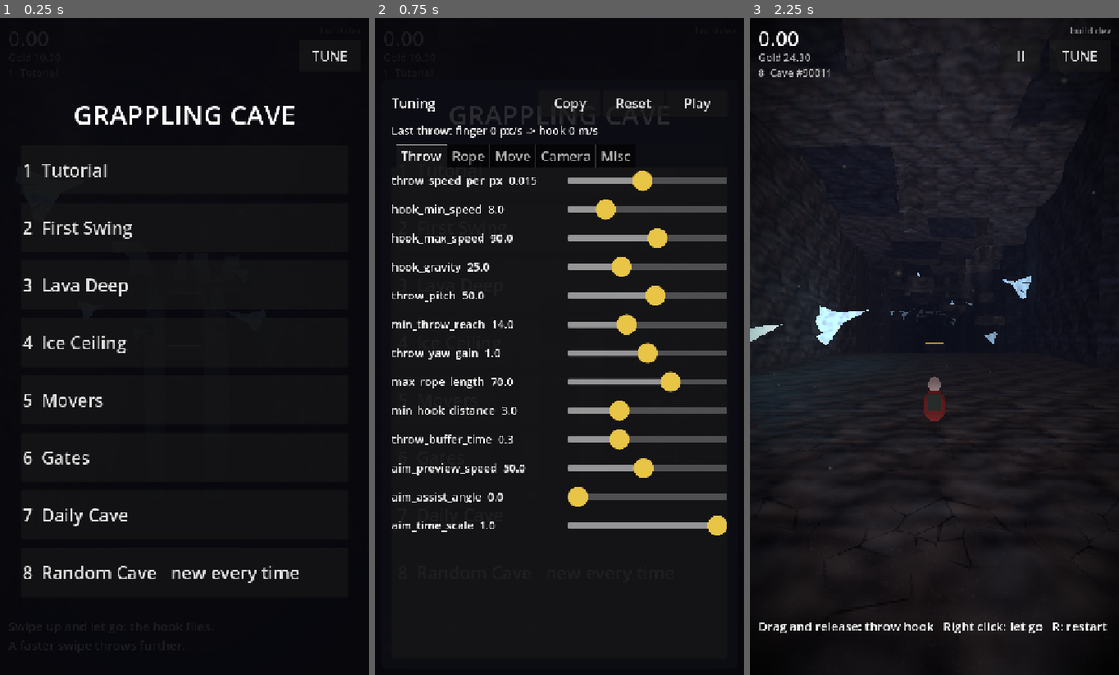
Above: before the commit, frames 1-3 (left to right).
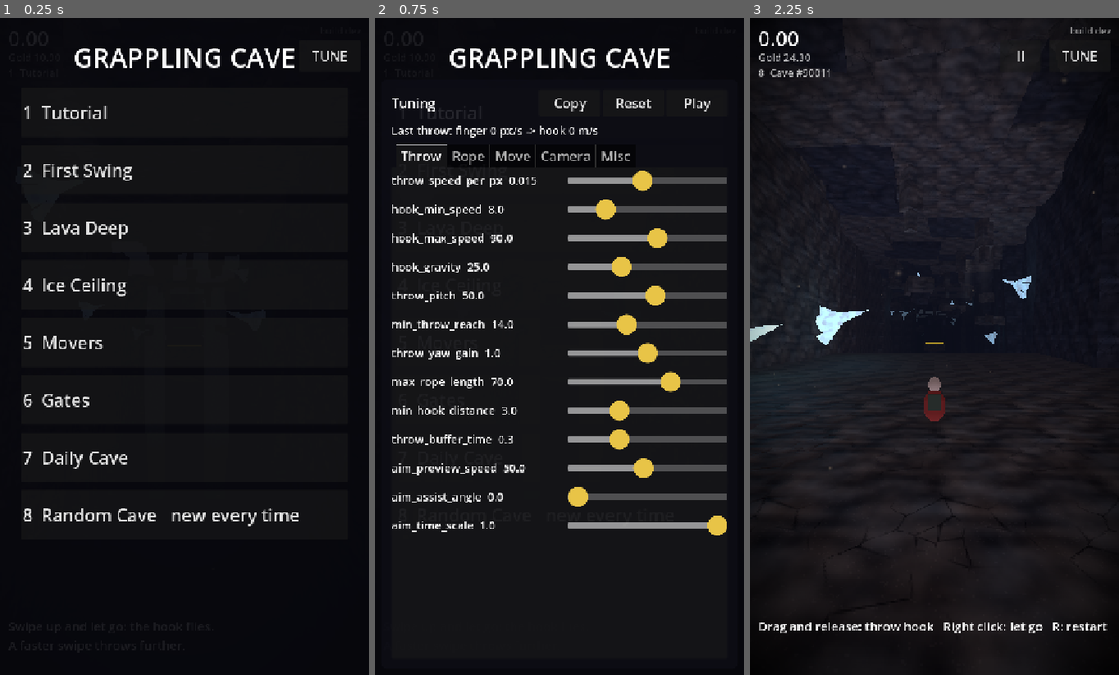
Above: after the commit, the same moments.

Repository: j4nric/Grappling-hook-app
Game: Godot game, scene res://scenes/main.tscn
The game is run twice, just before and just after one commit, with the same random seed, the same clock (stepped at 60 frames per second) and the same inputs.
Inputs:
- Up to frame 1 (0.25 s): no input
- Up to frame 2 (0.75 s): click "TUNE" at 0.5 s
- Up to frame 3 (2.25 s): click "Play" at 1.25 s; click "8 Random Cave new every time" at 2 s

The runs differ from the first frame. In frame 1, 4.6% of the frame differs, in the area x 6-82%, y 4-86%; in frame 2, 1.2%; in frame 3, nothing differs.

Commit message:
Bugfixes: Daily Cave nach UTC, scrollbares Menü, Rekorde aufräumen
Co-Authored-By: Claude Opus 5.5 <noreply@anthropic.com>
Claude-Session: https://claude.ai/code/session_01NprrisYecDf1UXiA34pvZx

Diff:
--- a/scripts/cave_generator.gd
+++ b/scripts/cave_generator.gd
@@ -32,9 +32,10 @@
 	return level
 
 
-## Today's seed: the date as a number (20261018), the same for everyone.
+## Today's seed: the UTC date as a number (20261018), the same for everyone
+## at the same moment, whatever their time zone.
 static func daily_seed() -> int:
-	var date := Time.get_date_dict_from_system()
+	var date := Time.get_date_dict_from_system(true)
 	return int(date.year) * 10000 + int(date.month) * 100 + int(date.day)
 
 
--- a/scripts/level_menu.gd
+++ b/scripts/level_menu.gd
@@ -7,6 +7,7 @@
 const FONT_SIZE := 34
 
 var _list: VBoxContainer
+var _scroll: ScrollContainer
 var _panel: PanelContainer
 
 
@@ -31,9 +32,16 @@
 	title.horizontal_alignment = HORIZONTAL_ALIGNMENT_CENTER
 	title.add_theme_font_size_override("font_size", 52)
 	root.add_child(title)
+	# Scrolls when the levels do not fit (small phones, landscape).
+	var scroll := ScrollContainer.new()
+	scroll.horizontal_scroll_mode = ScrollContainer.SCROLL_MODE_DISABLED
+	scroll.size_flags_vertical = Control.SIZE_EXPAND_FILL
+	root.add_child(scroll)
+	_scroll = scroll
 	_list = VBoxContainer.new()
 	_list.add_theme_constant_override("separation", 16)
-	root.add_child(_list)
+	_list.size_flags_horizontal = Control.SIZE_EXPAND_FILL
+	scroll.add_child(_list)
 	visible = false
 
 
@@ -49,7 +57,10 @@
 		button.custom_minimum_size = Vector2(0, 96)
 		button.add_theme_font_size_override("font_size", FONT_SIZE)
 		button.pressed.connect(_choose.bind(i))
+		# A drag on a button scrolls the list instead of being swallowed.
+		button.mouse_filter = Control.MOUSE_FILTER_PASS
 		_list.add_child(button)
+	_scroll.scroll_vertical = 0
 	visible = true
 	get_tree().paused = true
 
--- a/scripts/records.gd
+++ b/scripts/records.gd
@@ -10,6 +10,12 @@
 const GHOST_DIR := "user://"
 
 enum Medal { NONE, BRONZE, SILVER, GOLD }
+
+## Records of procedural caves kept (newest first); older ones are deleted
+## with their ghosts, so the save file does not grow forever.
+const KEEP_RANDOM := 20
+const KEEP_DAILY := 14
+const SECTIONS := ["best", "splits", "tuned", "played"]
 
 
 static func key(level_path: String) -> String:
@@ -47,6 +53,8 @@
 	cfg.set_value("best", record_id, time)
 	cfg.set_value("splits", record_id, splits)
 	cfg.set_value("tuned", record_id, tuned)
+	cfg.set_value("played", record_id, Time.get_unix_time_from_system())
+	_prune(cfg, record_id)
 	cfg.save(PATH)
 	return true
 
@@ -88,6 +96,37 @@
 	return GHOST_DIR + "ghost_%s.dat" % record_id.replace("@", "_")
 
 
+## Drops records of older versions of this level, and all but the newest
+## random and daily caves.
+static func _prune(cfg: ConfigFile, record_id: String) -> void:
+	if not cfg.has_section("best"):
+		return
+	var key := record_id.get_slice("@", 0)
+	var ids := cfg.get_section_keys("best")
+	for other in ids:
+		if other != record_id and other.get_slice("@", 0) == key:
+			_erase(cfg, other)
+	var limits := {"random_": KEEP_RANDOM, "daily_": KEEP_DAILY}
+	for prefix: String in limits:
+		var keep: int = limits[prefix]
+		var caves: Array[String] = []
+		for other in cfg.get_section_keys("best"):
+			if other.begins_with(prefix):
+				caves.append(other)
+		caves.sort_custom(func(a: String, b: String) -> bool:
+			return float(cfg.get_value("played", a, 0.0)) > float(cfg.get_value("played", b, 0.0)))
+		for i in range(keep, caves.size()):
+			_erase(cfg, caves[i])
+
+
+static func _erase(cfg: ConfigFile, record_id: String) -> void:
+	for section: String in SECTIONS:
+		if cfg.has_section_key(section, record_id):
+			cfg.erase_section_key(section, record_id)
+	if FileAccess.file_exists(_ghost_path(record_id)):
+		DirAccess.remove_absolute(_ghost_path(record_id))
+
+
 static func _value(section: String, record_id: String, default: Variant) -> Variant:
 	var cfg := ConfigFile.new()
 	if cfg.load(PATH) != OK:
--- /dev/null
+++ b/tests/test_records.gd
@@ -0,0 +1,52 @@
+extends "res://tests/test_case.gd"
+## Save data stays small (old level versions and old caves are dropped), the
+## daily cave follows the UTC date, the level menu scrolls, and the tap that
+## picks a level never throws or starts the timer.
+
+
+func run() -> void:
+	# A newer version of a level replaces the older record and its ghost.
+	Records.submit("level_01@aaaa0000", 20.0)
+	Records.save_ghost("level_01@aaaa0000", PackedVector3Array([Vector3.ZERO, Vector3.ONE]))
+	Records.submit("level_01@bbbb1111", 25.0)
+	check(Records.best_time("level_01@aaaa0000") == INF, "the old version's record is gone")
+	check(Records.load_ghost("level_01@aaaa0000").is_empty(), "the old version's ghost is gone")
+	check(Records.best_time("level_01@bbbb1111") == 25.0, "the new version's record stays")
+	Records.submit("level_02@cccc2222", 30.0)
+	check(Records.best_time("level_01@bbbb1111") == 25.0, "other levels are not touched")
+
+	# Only the newest random caves stay.
+	for i in Records.KEEP_RANDOM + 5:
+		Records.submit("random_%d@ffff0000" % (10000 + i), 40.0)
+	var kept := 0
+	for i in Records.KEEP_RANDOM + 5:
+		if Records.best_time("random_%d@ffff0000" % (10000 + i)) < INF:
+			kept += 1
+	check(kept == Records.KEEP_RANDOM, "only %d random caves are kept (%d)" % [Records.KEEP_RANDOM, kept])
+	check(Records.best_time("random_%d@ffff0000" % (10000 + Records.KEEP_RANDOM + 4)) < INF, "the newest random cave is kept")
+	check(Records.best_time("random_10000@ffff0000") == INF, "the oldest random cave is dropped")
+
+	# Daily cave: the UTC date.
+	var utc := Time.get_date_dict_from_system(true)
+	check(CaveGenerator.daily_seed() == int(utc.year) * 10000 + int(utc.month) * 100 + int(utc.day), "the daily seed is the UTC date")
+
+	# The level menu scrolls when the list is longer than the screen.
+	levels = Levels.with_procedural()
+	await load_main()
+	main.open_menu()
+	await wait_frames(2)
+	var scroll: ScrollContainer = main.menu._scroll
+	check(scroll != null and main.menu._list.get_child_count() == levels.size(), "the menu lists every level in a scroll list")
+	check(scroll.size.y <= get_tree().root.get_visible_rect().size.y, "the list fits on the screen")
+
+	# Tapping a level button: the level starts, no throw, no running timer.
+	var throws := [0]
+	InputRouter.throw_requested.connect(func(_s: Vector2, _f: Vector2) -> void: throws[0] += 1)
+	var button: Button = main.menu._list.get_child(1)
+	var center := button.get_global_rect().get_center()
+	touch(7, center, true)
+	await get_tree().process_frame
+	touch(7, center, false)
+	await wait_frames(5)
+	check(not main.menu.visible and main.level_index == 1, "the tap starts the chosen level")
+	check(throws[0] == 0 and not main._running, "the tap that chose the level does not throw")
Not shown, added: tests/test_records.gd.uid
Not shown, changed: CLAUDE.md
Not shown, changed: docs/next-steps.md
